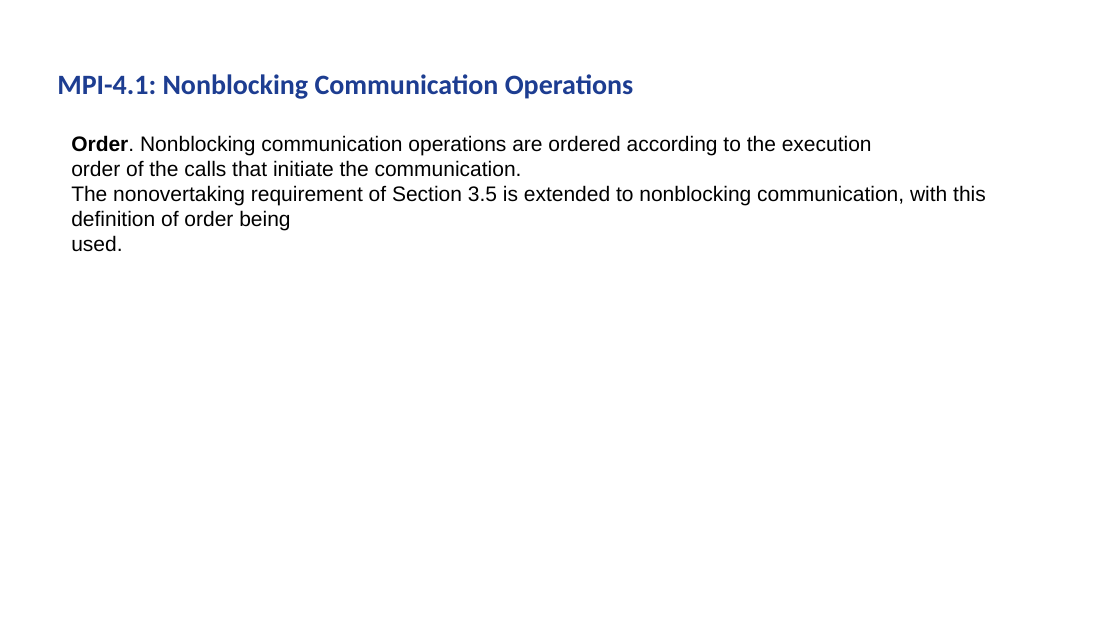
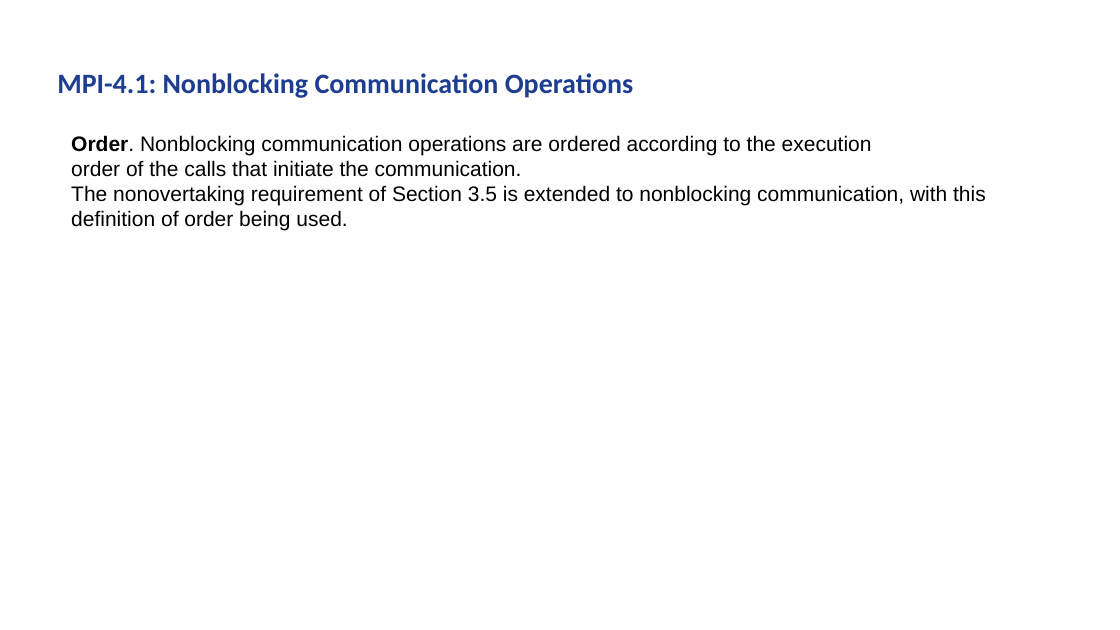
Before and after one commit to AxelSchneewind/mpi-benchmark, a slide deck: slide 3 of presentation/presentation-partitioned-progress.pptx. Drawn at 1120x630 pixels with LibreOffice and Linux fonts; fonts in the diff are those of the drawing; background and template pictures are left out. Boxes give left, top, right and bottom in pixels: in the first picture for what was removed or moved away, otherwise in the second. Text is boxed around its words. In the diff, an @@ line names an element or a change of style, - is before the commit and + after.

```diff
--- a/presentation/presentation-partitioned-progress.pptx
+++ b/presentation/presentation-partitioned-progress.pptx
@@ text at box(71, 185, 986, 231): text changed @@
-The nonovertaking requirement of Section 3.5 is extended to nonblocking communication, with this definition of order being
-used.
+The nonovertaking requirement of Section 3.5 is extended to nonblocking communication, with this definition of order being used.
```
Also in this commit, not shown: 7 other slides changed, 2 slides added, 1 slide removed, 1 other file.
